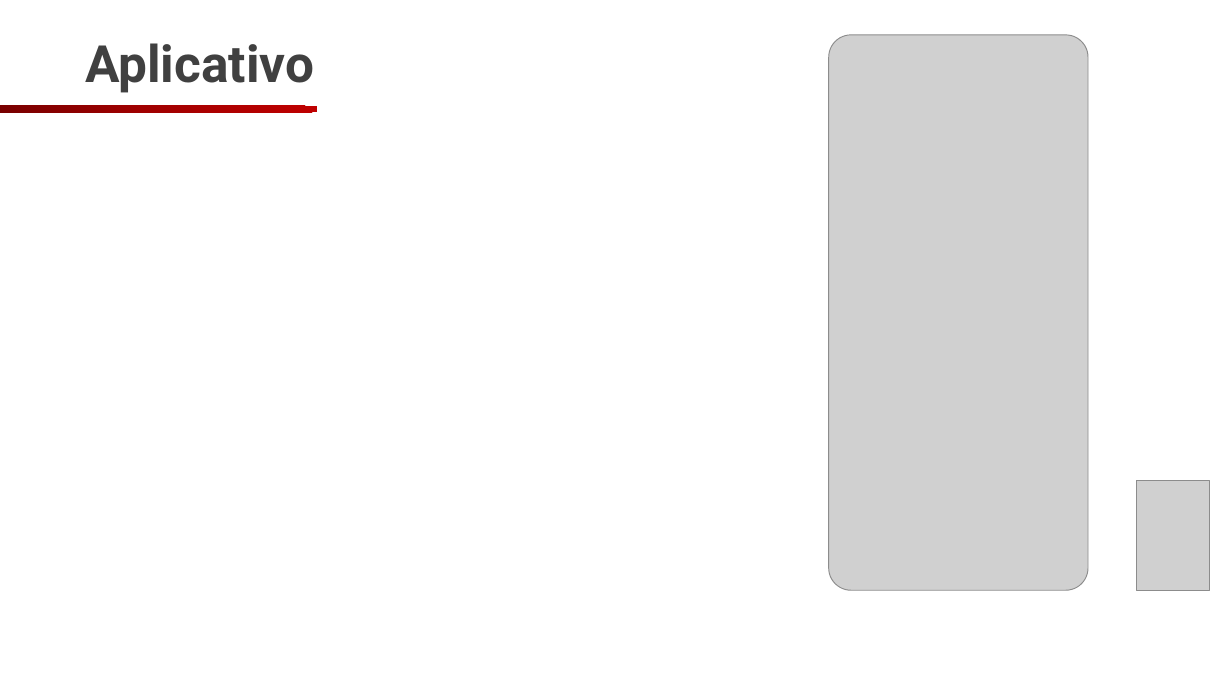
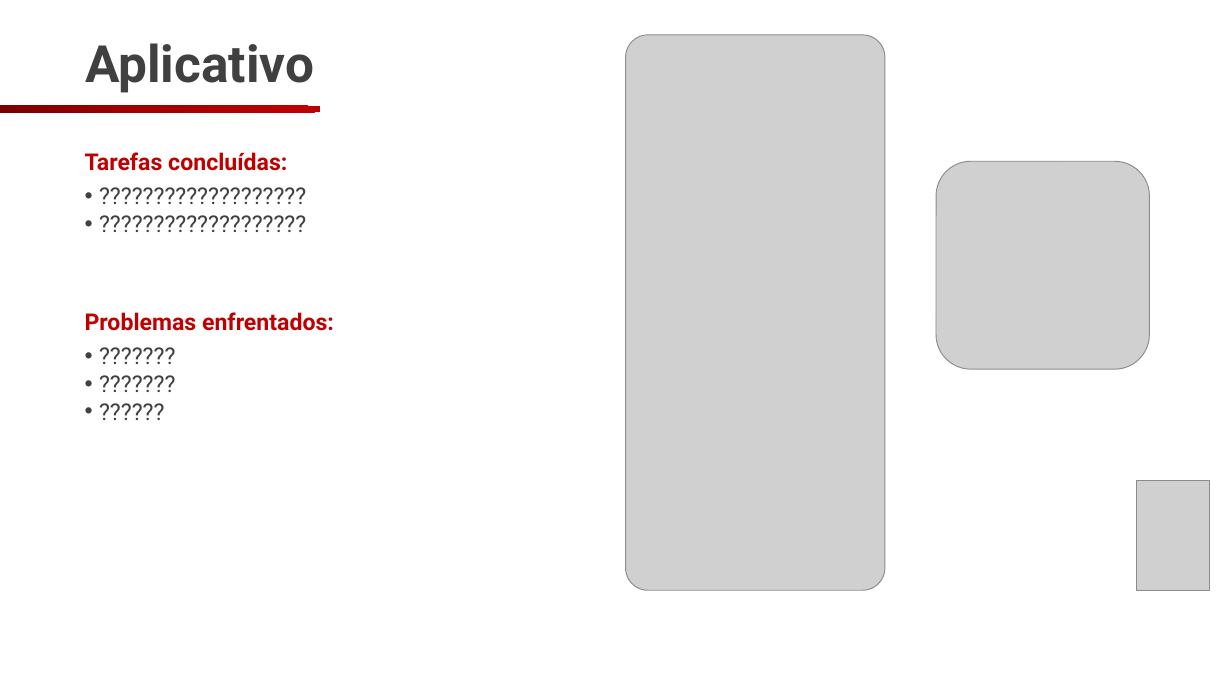
Before and after one commit to NBO2001/InfraDroid, a slide deck: slide 14 of slides/02_apresentacao/slide_02.pptx. Drawn at 1232x693 pixels with LibreOffice and Linux fonts; fonts in the diff are those of the drawing; grey boxes stand for pictures; background and template pictures are left out. Boxes give left, top, right and bottom in pixels: in the first picture for what was removed or moved away, otherwise in the second. Text is boxed around its words. In the diff, an @@ line names an element or a change of style, - is before the commit and + after.

```diff
--- a/slides/02_apresentacao/slide_02.pptx
+++ b/slides/02_apresentacao/slide_02.pptx
@@ picture: place and size @@
-picture at bbox=[829, 35, 1089, 591]
+picture at bbox=[626, 35, 885, 591]
@@ text added at bbox=[76, 177, 384, 243], 18 pt, text #404040 @@
+• ???????????????????
+• ???????????????????
@@ text added at bbox=[85, 152, 287, 171], 18 pt, text #C00000, bold @@
+Tarefas concluídas:
@@ picture added at bbox=[936, 162, 1150, 370] @@
@@ text added at bbox=[85, 312, 334, 331], 18 pt, text #C00000, bold @@
+Problemas enfrentados:
@@ text added at bbox=[76, 337, 449, 431], 18 pt, text #404040 @@
+• ???????
+• ???????
+• ??????
```
Also in this commit, not shown: 4 other slides changed, 2 slides added, 2 slides removed, 4 other files.
